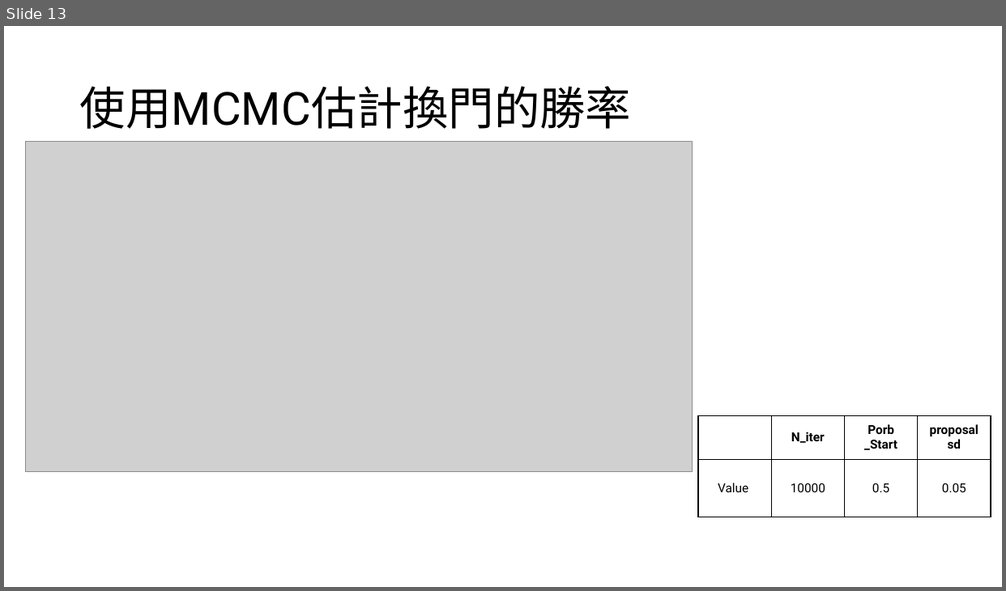
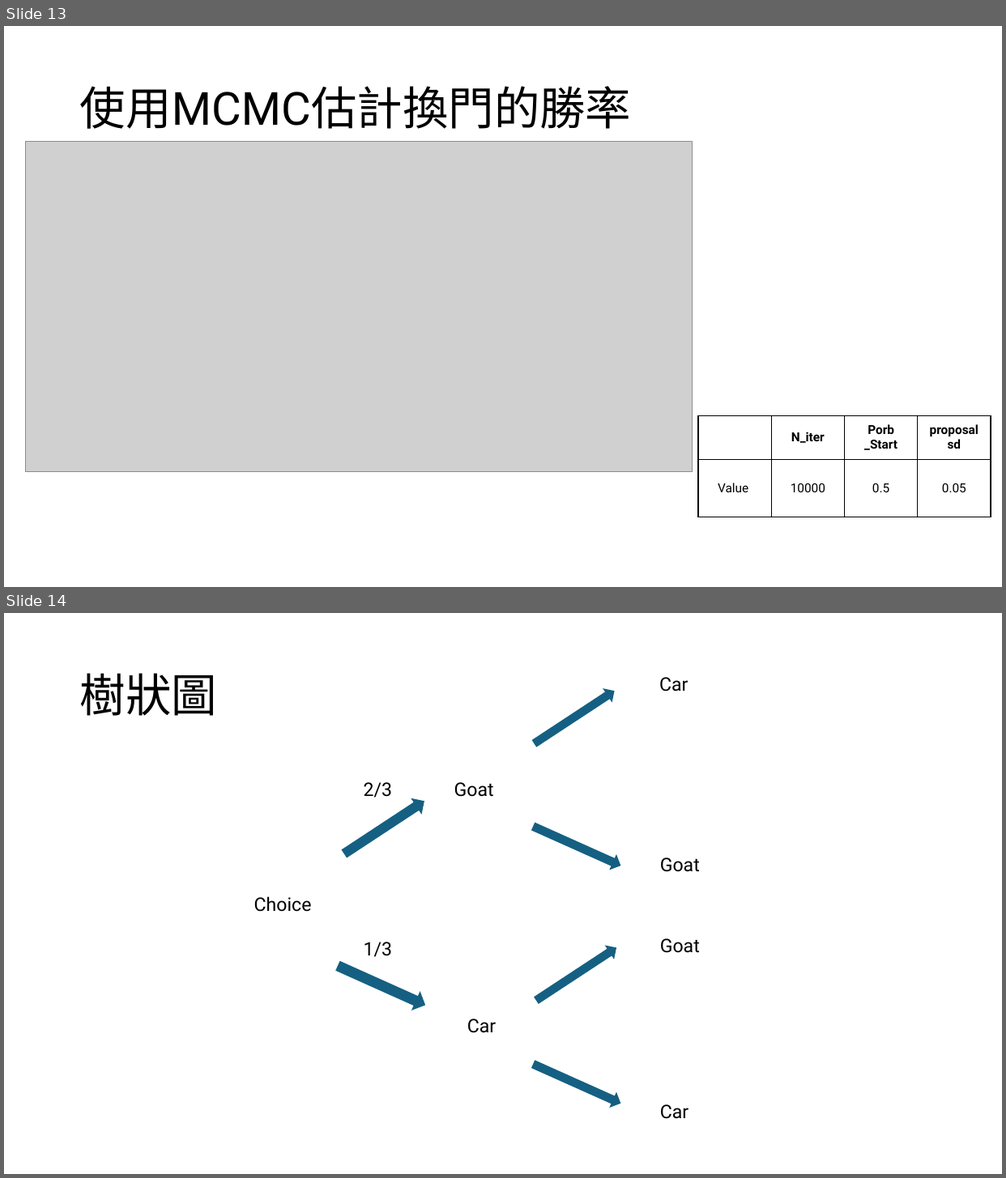
Before and after one commit to Lai-jun-yan/monty-hall-simulation, a slide deck: R/presentation/統計計算.pptx. Shown one above the other, each under a label of ours: slide 13 before the commit, slides 13 and 14 after it. The pictures are 1006x591 and 1006x1178 pixels, drawn with LibreOffice and Linux fonts; fonts in the diff are those of the drawing; grey boxes stand for pictures. Boxes give left, top, right and bottom in pixels: in the first picture for what was removed or moved away, otherwise in the second. Text is boxed around its words. In the diff, an @@ line names an element or a change of style, - is before the commit and + after.

```diff
--- a/R/presentation/統計計算.pptx
+++ b/R/presentation/統計計算.pptx
@@ slide 14 added at [4,613,1002,1174], background #FFFFFF @@
@@ title added at [80,673,217,716], 44 pt, text #000000 @@
+樹狀圖
@@ right arrow added at [530,683,619,750], fill #156082 @@
@@ text added at [659,677,688,692], 18 pt, text #000000 @@
+Car
@@ text added at [364,782,392,798], 18 pt, text #000000 @@
+2/3
@@ text added at [454,782,494,797], 18 pt, text #000000 @@
+Goat
@@ right arrow added at [339,794,430,862], fill #156082 @@
@@ right arrow added at [530,819,624,874], fill #156082 @@
@@ text added at [660,858,700,872], 18 pt, text #000000 @@
+Goat
@@ text added at [254,897,312,912], 18 pt, text #000000 @@
+Choice
@@ text added at [364,942,392,957], 18 pt, text #000000 @@
+1/3
@@ right arrow added at [531,941,620,1007], fill #156082 @@
@@ text added at [660,939,700,953], 18 pt, text #000000 @@
+Goat
@@ right arrow added at [334,956,429,1015], fill #156082 @@
@@ text added at [467,1019,496,1033], 18 pt, text #000000 @@
+Car
@@ right arrow added at [530,1057,624,1112], fill #156082 @@
@@ text added at [660,1105,688,1119], 18 pt, text #000000 @@
+Car
```
Also in this commit, not shown: 1 other slide added.
